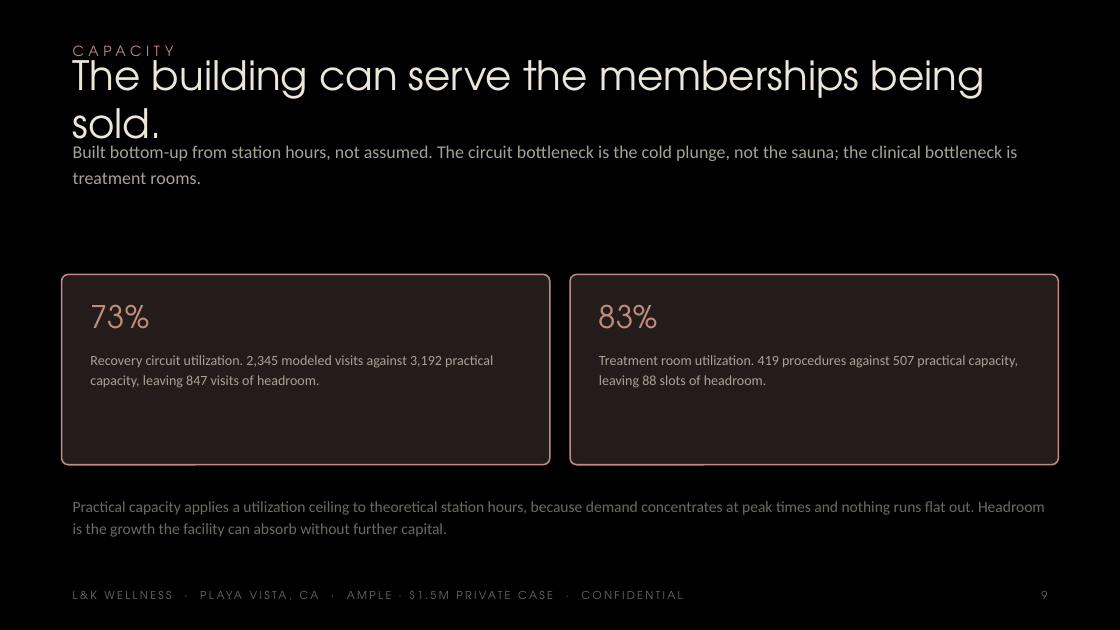
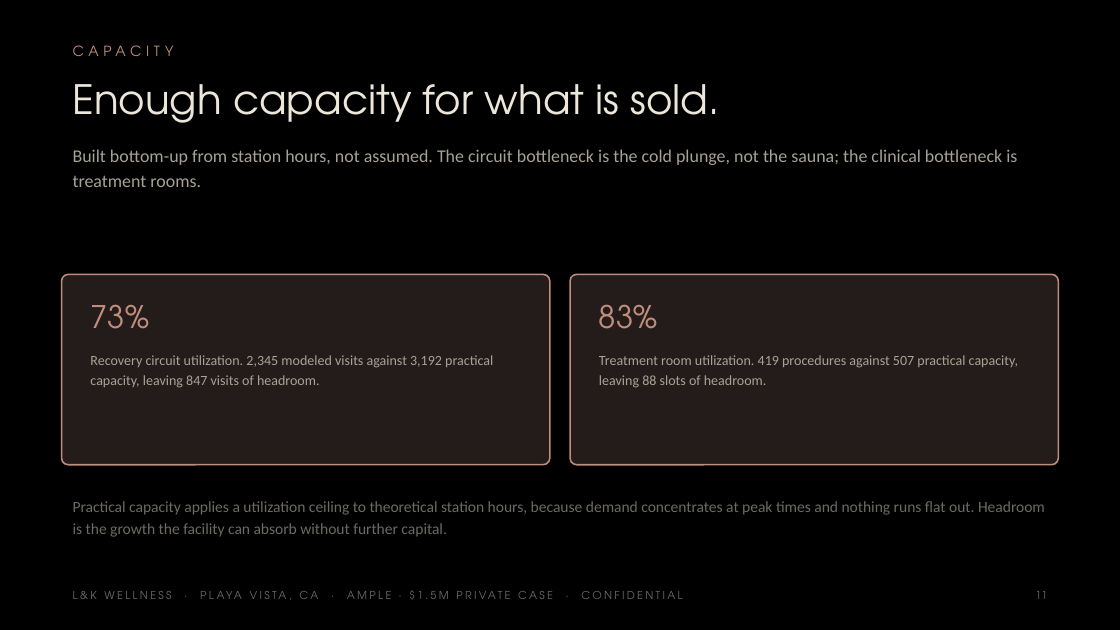
Before and after one commit to apexalpha811/2mil_ample, a slide deck: slide 11 of 1.5mil_ample.pptx (slide 9 before the commit). Drawn at 1120x630 pixels with LibreOffice and Linux fonts; fonts in the diff are those of the drawing. Boxes give left, top, right and bottom in pixels: in the first picture for what was removed or moved away, otherwise in the second. Text is boxed around its words. In the diff, an @@ line names an element or a change of style, - is before the commit and + after.

```diff
--- a/1.5mil_ample.pptx
+++ b/1.5mil_ample.pptx
@@ text at (73,84,720,123): text changed @@
-The building can serve the memberships being sold.
+Enough capacity for what is sold.
@@ text "Built bottom-up from station hours, ..." at (73,149,1017,187): vertical alignment middle to top @@
@@ text at (1035,591,1047,599): text changed @@
-9
+11
```
Also in this commit, not shown: 32 other slides changed, 5 slides added, 5 other files.
